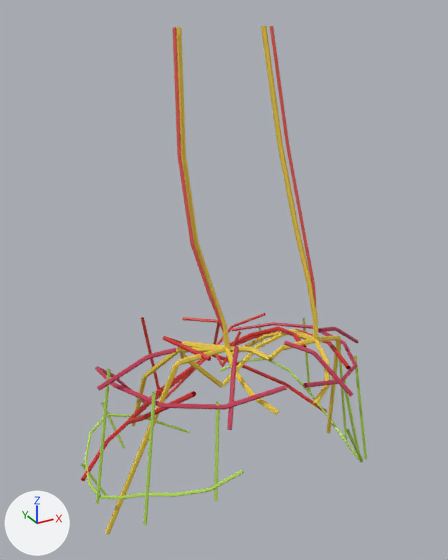
The glTF model models/lite/anatomyverse-diasupply.glb, before and after one commit.
Rendered twice from a 50 mm lens placed at (-0.226, -0.413, 0.067), pointed at (-0.005, -0.011, -0.134). The axes (+X, +Y, +Z) are drawn at lower left. The lights are the same throughout. The picture after the commit comes second. Where no turn or scale is listed for an object, it has been applied to the vertices.

In view in the first picture: 'inferior_phrenic_a', 'lower_intercostal_n', 'musculophrenic_a', 'pericardiophrenic_a', 'phrenic_nerve_dia', 'superior_phrenic_a'.
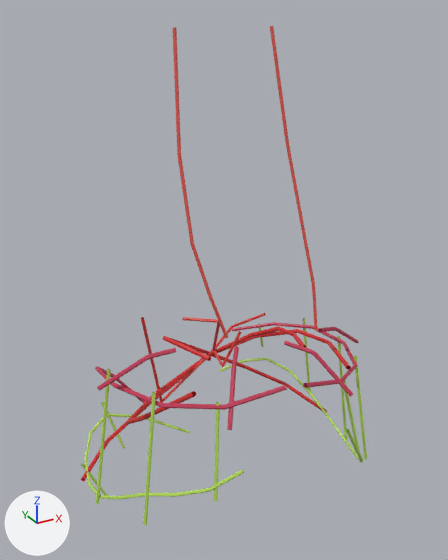
The change, as a list of edits to the scene's bpy script:
```text
Remove ob_phrenic_nerve_dia:
    ob_phrenic_nerve_dia = bpy.data.objects.new('phrenic_nerve_dia', me_phrenic_nerve_dia)
    ob_phrenic_nerve_dia.location = (-0.0003, -0.018, -0.1398)
```

Where the change shows, as pixel boxes [x1, y1, x2, y2] in the pictures (448 x 560 px):
'phrenic_nerve_dia', deleted: before [105, 26, 340, 535]
